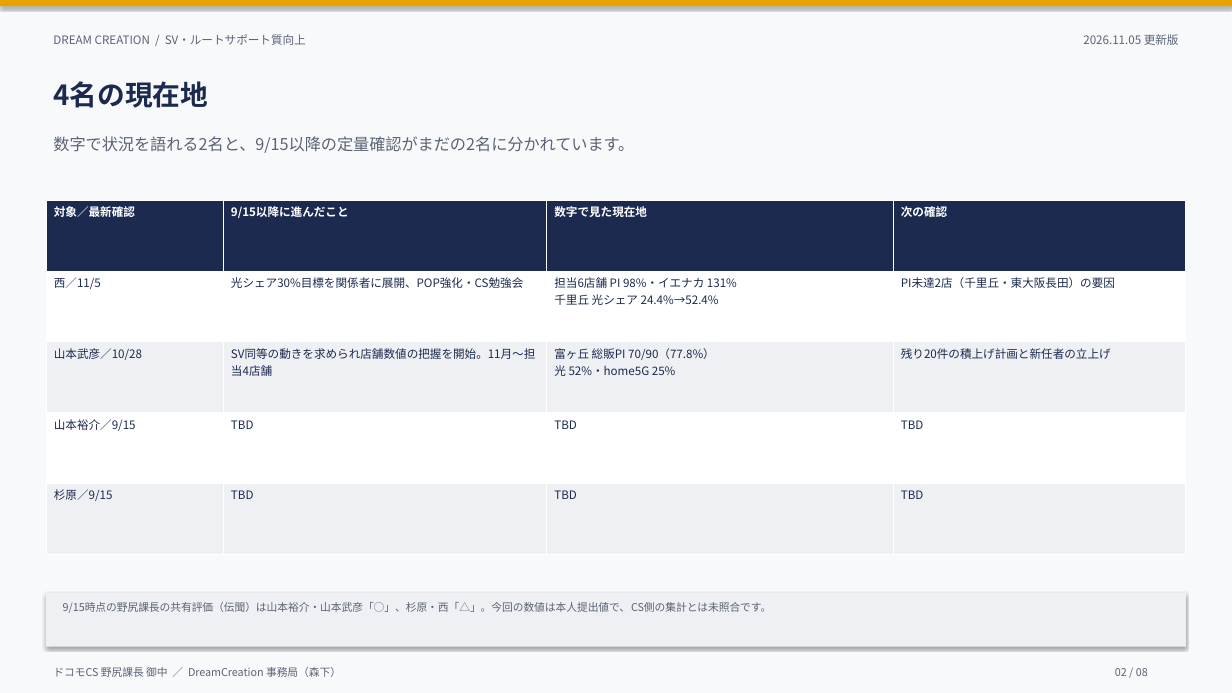
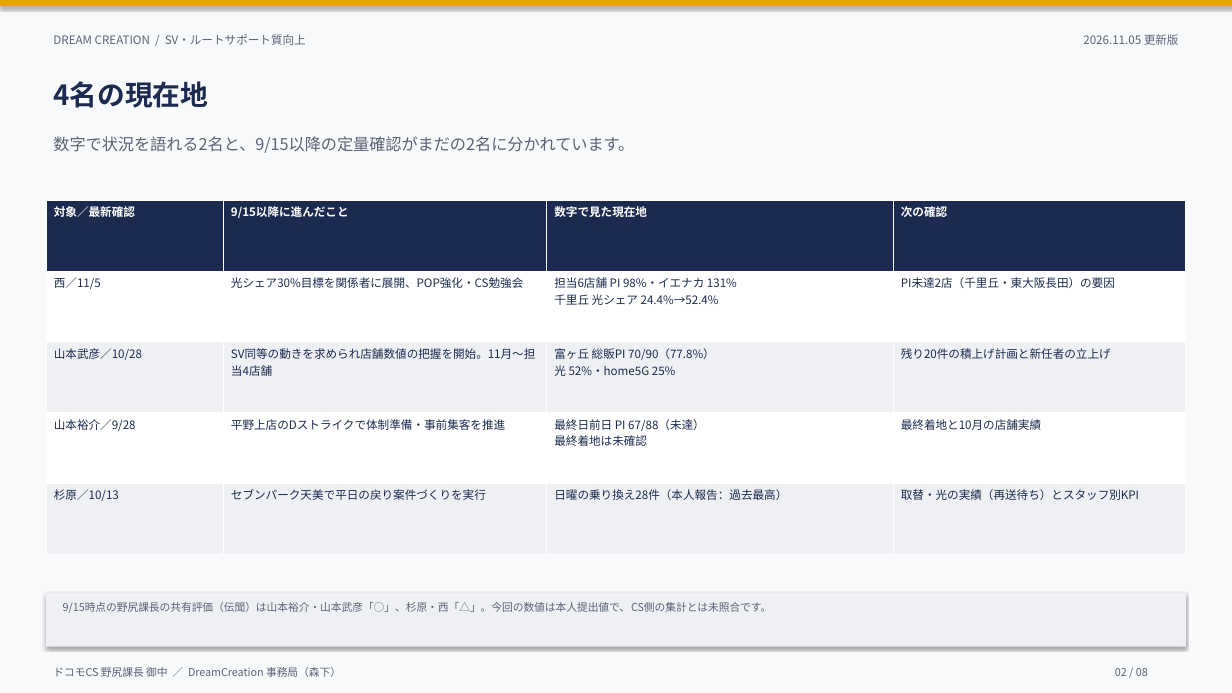
Before and after one commit to lunamax77/-next-vision, a slide deck: slide 2 of docs/reports/sv-route-support/SV_ルートサポート質向上_進捗報告_20261105.pptx. Drawn at 1232x693 pixels with LibreOffice and Linux fonts; fonts in the diff are those of the drawing. Boxes give left, top, right and bottom in pixels: in the first picture for what was removed or moved away, otherwise in the second. Text is boxed around its words. In the diff, an @@ line names an element or a change of style, - is before the commit and + after.

```diff
--- a/docs/reports/sv-route-support/SV_ルートサポート質向上_進捗報告_20261105.pptx
+++ b/docs/reports/sv-route-support/SV_ルートサポート質向上_進捗報告_20261105.pptx
@@ table at <box>46,200,1186,554</box> @@
-row 4: 山本裕介／9/15 | TBD | TBD | TBD
+row 4: 山本裕介／9/28 | 平野上店のDストライクで体制準備・事前集客を推進 | 最終日前日 PI 67/88（未達） 最終着地は未確認 | 最終着地と10月の店舗実績
-row 5: 杉原／9/15 | TBD | TBD | TBD
+row 5: 杉原／10/13 | セブンパーク天美で平日の戻り案件づくりを実行 | 日曜の乗り換え28件（本人報告：過去最高） | 取替・光の実績（再送待ち）とスタッフ別KPI
```
Also in this commit, not shown: 3 other slides changed, 2 other files.
